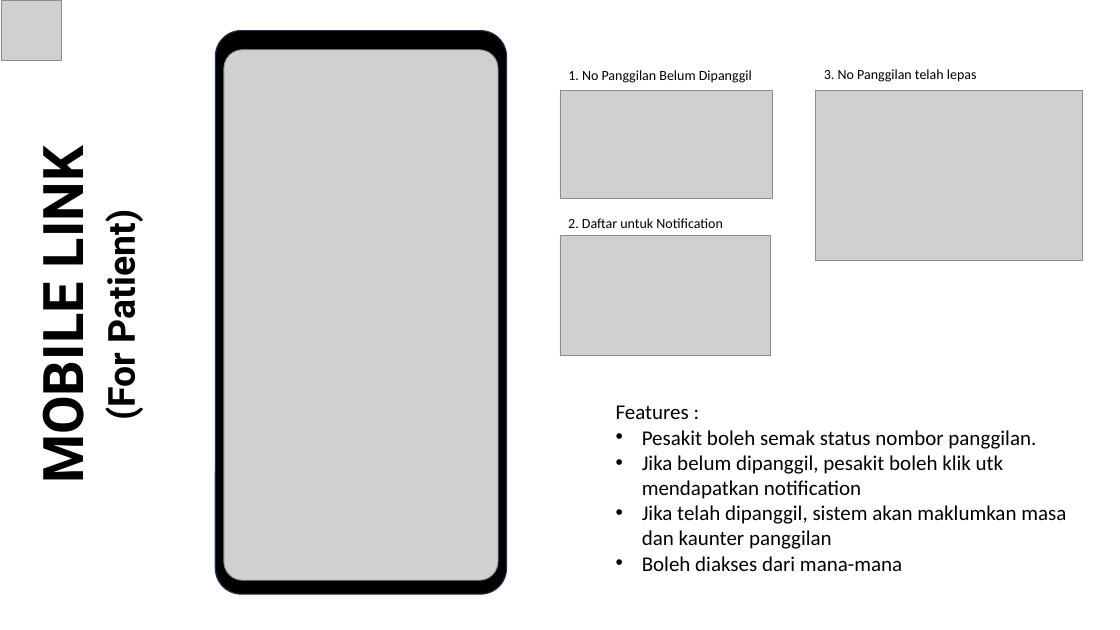
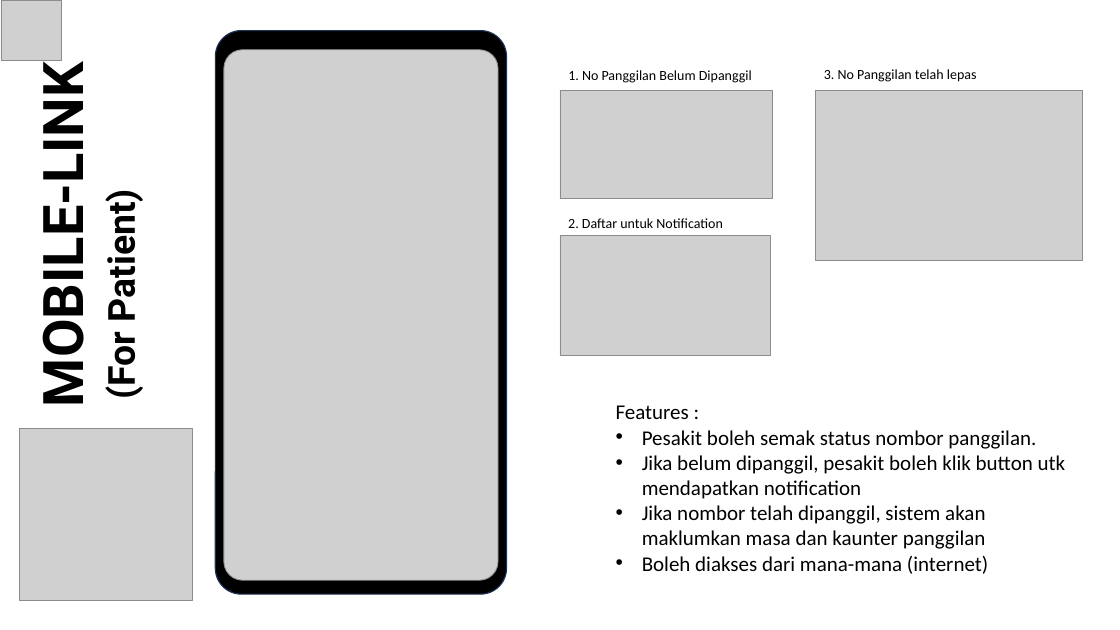
Before and after one commit to pfredz-hsgt/qms-opd, a slide deck: slide 15 of docs/qms-slide/QMS_Slide.pptx (slide 11 before the commit). Drawn at 1120x630 pixels with LibreOffice and Linux fonts; fonts in the diff are those of the drawing; grey boxes stand for pictures. Boxes give left, top, right and bottom in pixels: in the first picture for what was removed or moved away, otherwise in the second. Text is boxed around its words. In the diff, an @@ line names an element or a change of style, - is before the commit and + after.

```diff
--- a/docs/qms-slide/QMS_Slide.pptx
+++ b/docs/qms-slide/QMS_Slide.pptx
@@ text at [25,101,99,396]: text changed @@
-MOBILE LINK
+MOBILE-LINK
@@ text "(For Patient)": place and size @@
-text "(For Patient)" at [96,223,145,418]
+text "(For Patient)" at [96,202,145,397]
@@ picture added at [19,429,192,601] @@
@@ text at [642,455,1066,574]: text changed @@
-• Jika belum dipanggil, pesakit boleh klik utk mendapatkan notification
-• Jika telah dipanggil, sistem akan maklumkan masa dan kaunter panggilan
-• Boleh diakses dari mana-mana
+• Jika belum dipanggil, pesakit boleh klik button utk mendapatkan notification
+• Jika nombor telah dipanggil, sistem akan maklumkan masa dan kaunter panggilan
+• Boleh diakses dari mana-mana (internet)
```
Also in this commit, not shown: 7 other slides changed, 5 slides added, 1 slide removed, 4 other files.
